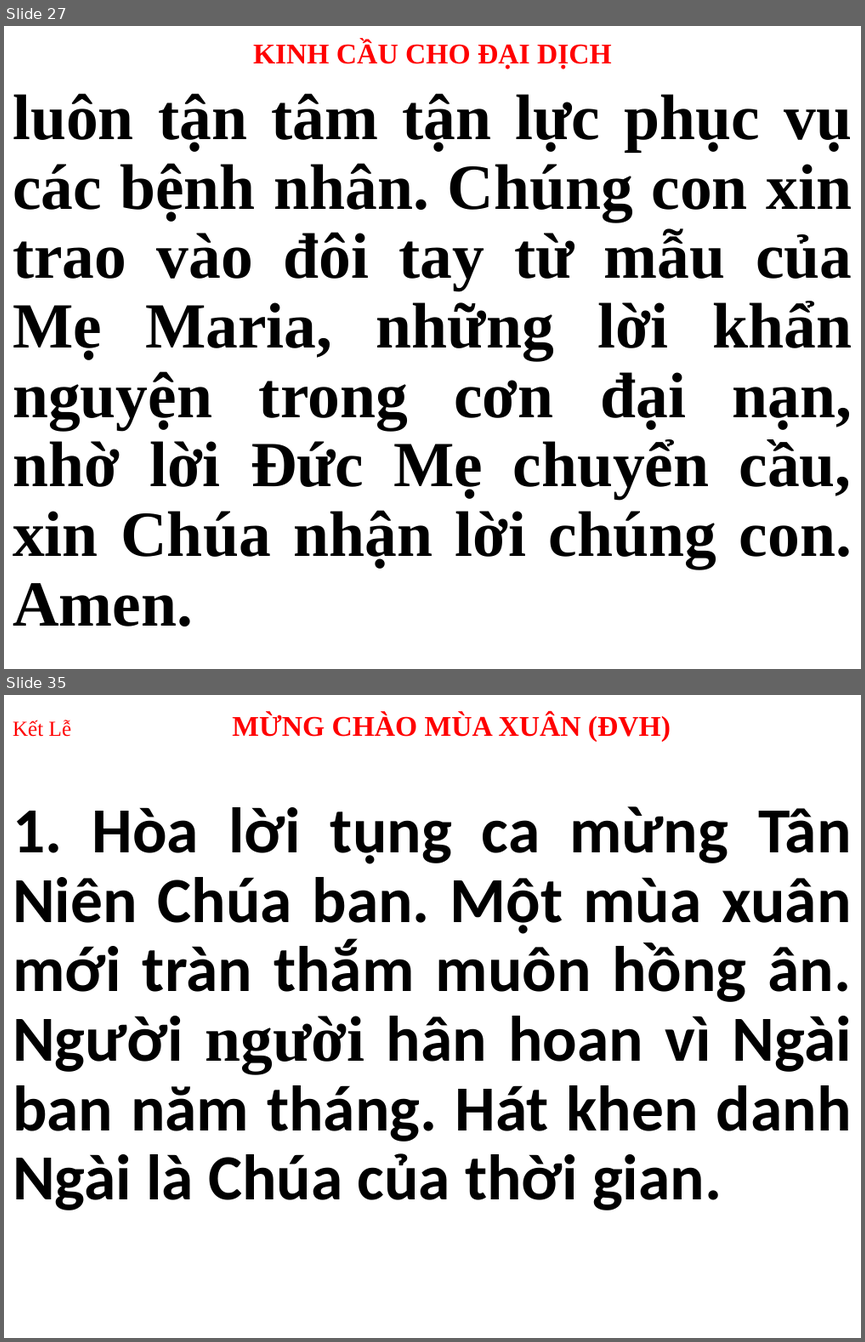
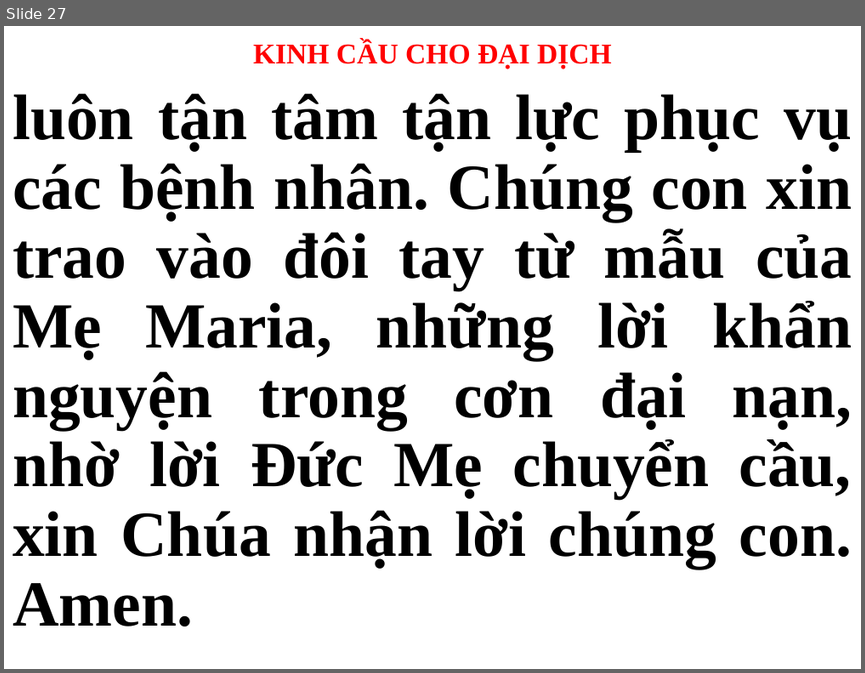
Before and after one commit to webfullstack99/usb-songs, a slide deck: CN.pptx. Shown one above the other, each under a label of ours: slides 27 and 35 before the commit, slide 27 after it; the slides between them are not shown. The pictures are 865x1342 and 865x673 pixels, drawn with LibreOffice and Linux fonts; fonts in the diff are those of the drawing. Boxes give left, top, right and bottom in pixels: in the first picture for what was removed or moved away, otherwise in the second. Text is boxed around its words. In the diff, an @@ line names an element or a change of style, - is before the commit and + after.

```diff
--- a/CN.pptx
+++ b/CN.pptx
@@ slide 35 removed at (4, 695, 861, 1338), background #FFFFFF @@
@@ title removed at (12, 713, 670, 741) @@
-Kết Lễ MỪNG CHÀO MÙA XUÂN (ĐVH)
@@ subtitle removed at (12, 806, 851, 1210) @@
-1. Hòa lời tụng ca mừng Tân Niên Chúa ban. Một mùa xuân mới tràn thắm muôn hồng ân. Người người hân hoan vì Ngài ban năm tháng. Hát khen danh Ngài là Chúa của thời gian.
```
Also in this commit, not shown: 28 other slides changed, 38 slides added, 31 other slides removed, 2 other files.
